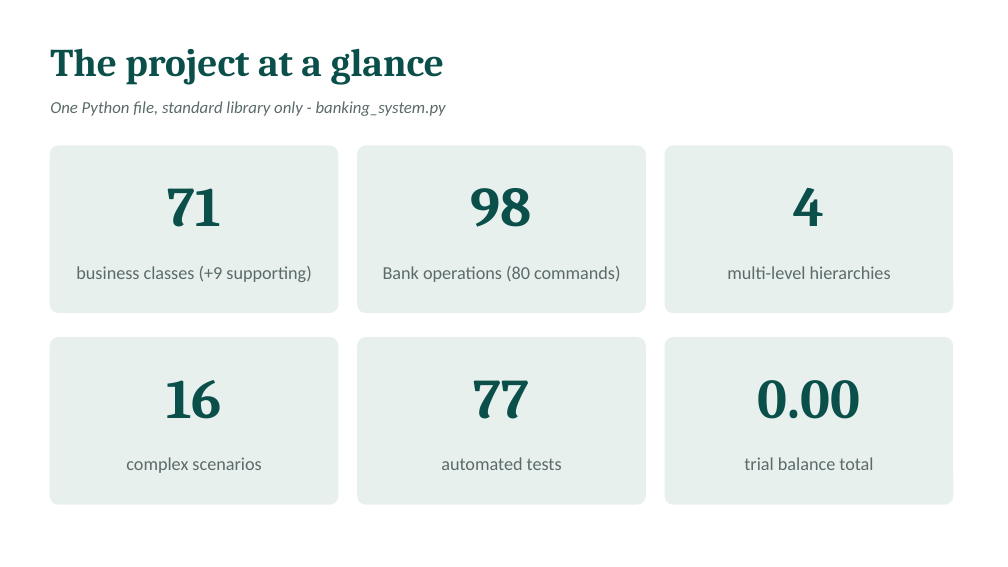
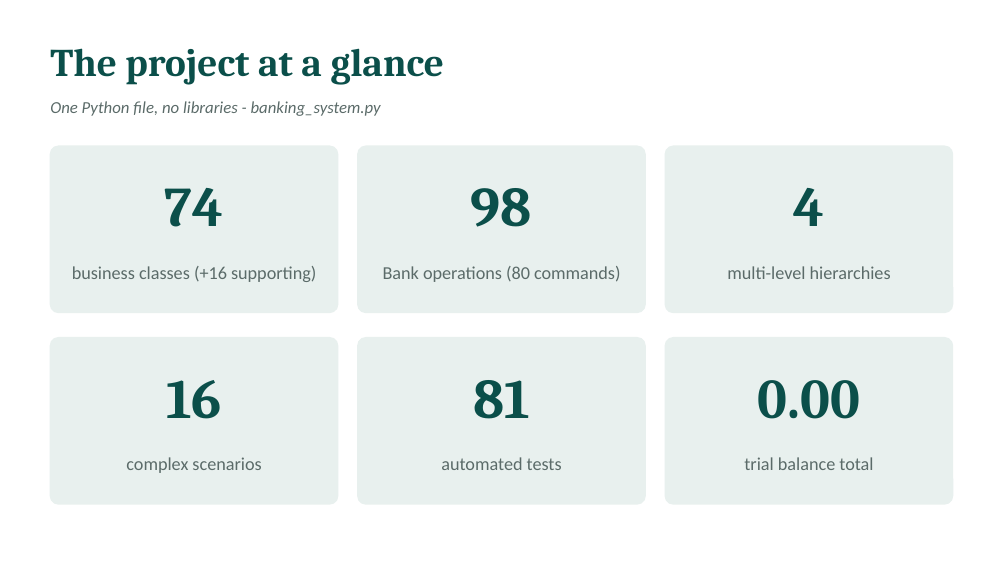
Before and after one commit to l255668-hash/commercial-banking, a slide deck: slide 5 of docs/Viva_Presentation.pptx. Drawn at 1008x567 pixels with LibreOffice and Linux fonts; fonts in the diff are those of the drawing. Boxes give left, top, right and bottom in pixels: in the first picture for what was removed or moved away, otherwise in the second. Text is boxed around its words. In the diff, an @@ line names an element or a change of style, - is before the commit and + after.

```diff
--- a/docs/Viva_Presentation.pptx
+++ b/docs/Viva_Presentation.pptx
@@ text at (50,101,381,116): text changed @@
-One Python file, standard library only - banking_system.py
+One Python file, no libraries - banking_system.py
@@ text at (165,188,224,227): text changed @@
-71
+74
@@ text at (72,266,316,282): text changed @@
-business classes (+9 supporting)
+business classes (+16 supporting)
@@ text at (473,380,530,419): text changed @@
-77
+81
```
Also in this commit, not shown: 5 other slides changed, 1 slide added, 18 other files.
